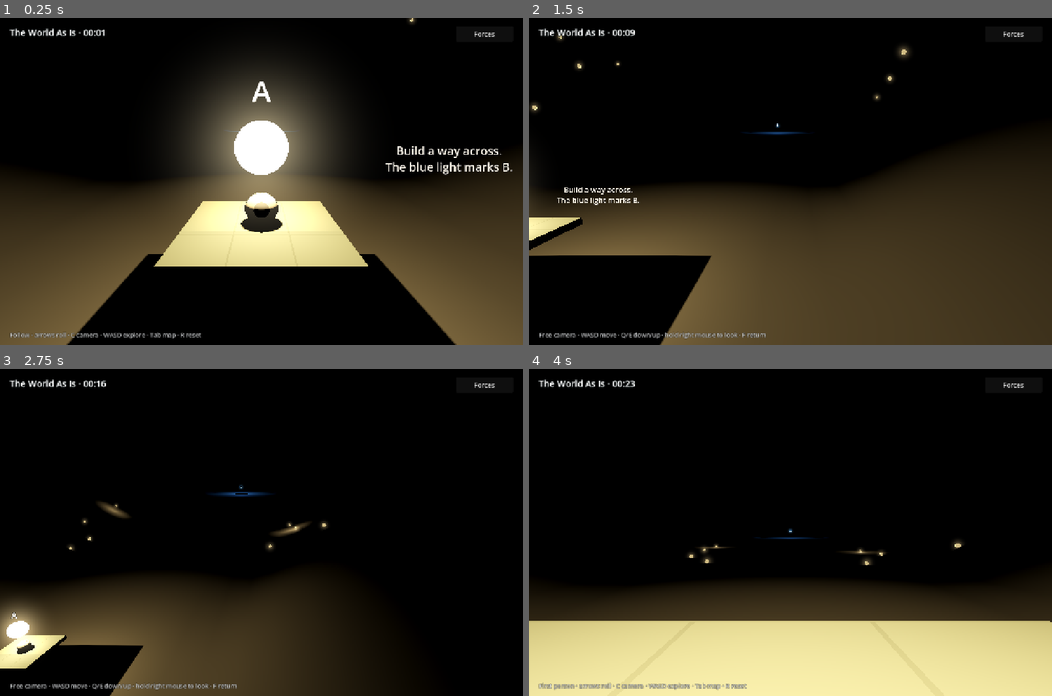
Above: before the commit, frames 1-4 (two rows, left to right).
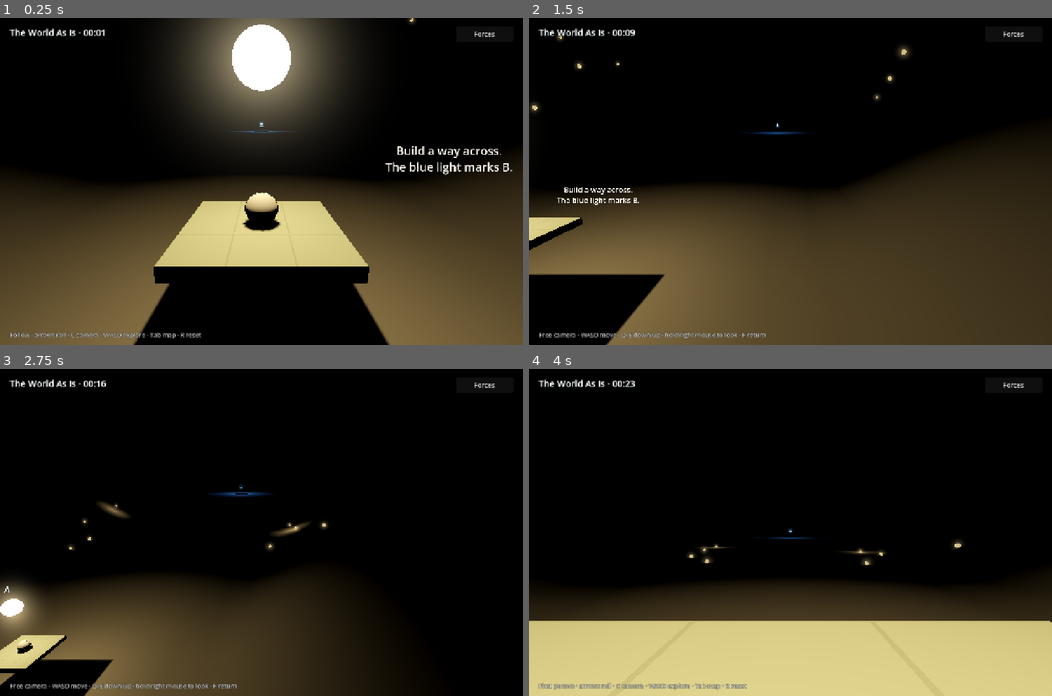
Above: after the commit, the same moments.

Repository: NevenLochhead-bit/force-former-godot-template
Game: Godot game, scene res://plot.tscn
Same seed, same stepped clock (60 frames per second), same inputs: the game is played once before the commit and once after it. Sound files missing from this copy of the repository are replaced by a short silence.
Inputs (mouse positions are in pixels of both pictures, inside the frame that each line leads up to):
- Up to frame 1 (0.25 s): no input
- Up to frame 2 (1.5 s): tap Enter at 0.5 s; move the mouse to (905, 165) at 0.52 s; hold D 0.53-1.28 s; tap R at 0.6 s; click (905, 165) at 0.67 s; move the mouse to (685, 197) at 1.27 s; hold S from 1.28 s (still down); tap Q at 1.35 s
- Up to frame 3 (2.75 s): move the mouse to (313, 460) at 2.02 s; release S at 2.03 s; hold D from 2.03 s (still down); hold E from 2.03 s (still down)
- Up to frame 4 (4 s): move the mouse to (764, 597) at 2.77 s; release D at 2.78 s; release E at 2.78 s; hold W 2.78-3.53 s; tap F at 2.85 s; click (764, 597) at 2.92 s; move the mouse to (947, 581) at 3.52 s; hold A from 3.53 s (still down); tap C at 3.6 s

The runs differ from the first frame. In frame 1, 24% of the frame differs, in the area x 12-88%, y 0-100%; in frame 2, 4.1%; in frame 3, 3.0%; in frame 4, 7.3%.

Commit message:
Raise the starting orb to keep the Wheel visible on Play

Diff:
--- a/condition.gd
+++ b/condition.gd
@@ -549,7 +549,7 @@
   beacons.name = "Beacons"
   add_child(beacons)
  var destination = destination_point()
- for item in [["AOrb",Vector3(0,1.5,0),Color("ffe0a3")],["BOrb",destination+Vector3(0,1.5,0),Color("72aeff")]]:
+ for item in [["AOrb",Vector3(0,3,0),Color("ffe0a3")],["BOrb",destination+Vector3(0,1.5,0),Color("72aeff")]]:
   var orb = beacons.get_node_or_null(item[0])
   if orb == null:
    orb = Node3D.new()
--- a/plot.tscn
+++ b/plot.tscn
@@ -143,7 +143,7 @@
 [node name="Instructions" type="Node3D" parent="." unique_id=1192941134]
 
 [node name="A" type="Label3D" parent="." unique_id=63146897]
-transform = Transform3D(1, 0, 0, 0, 1, 0, 0, 0, 1, 0, 2.5, 0)
+transform = Transform3D(1, 0, 0, 0, 1, 0, 0, 0, 1, 0, 4.2, 0)
 pixel_size = 0.008
 billboard = 1
 text = "A"
@@ -180,7 +180,7 @@
 [node name="Beacons" type="Node3D" parent="." unique_id=46697504]
 
 [node name="AOrb" type="Node3D" parent="Beacons" unique_id=683995781]
-transform = Transform3D(1, 0, 0, 0, 1, 0, 0, 0, 1, 0, 1.5, 0)
+transform = Transform3D(1, 0, 0, 0, 1, 0, 0, 0, 1, 0, 3, 0)
 script = ExtResource("17_w6tio")
 
 [node name="BOrb" type="Node3D" parent="Beacons" unique_id=349980465]
--- a/starter.tscn
+++ b/starter.tscn
@@ -143,7 +143,7 @@
 [node name="Instructions" type="Node3D" parent="." unique_id=1192941134]
 
 [node name="A" type="Label3D" parent="." unique_id=63146897]
-transform = Transform3D(1, 0, 0, 0, 1, 0, 0, 0, 1, 0, 2.5, 0)
+transform = Transform3D(1, 0, 0, 0, 1, 0, 0, 0, 1, 0, 4.2, 0)
 pixel_size = 0.008
 billboard = 1
 text = "A"
@@ -180,7 +180,7 @@
 [node name="Beacons" type="Node3D" parent="." unique_id=46697504]
 
 [node name="AOrb" type="Node3D" parent="Beacons" unique_id=683995781]
-transform = Transform3D(1, 0, 0, 0, 1, 0, 0, 0, 1, 0, 1.5, 0)
+transform = Transform3D(1, 0, 0, 0, 1, 0, 0, 0, 1, 0, 3, 0)
 script = ExtResource("17_w6tio")
 
 [node name="BOrb" type="Node3D" parent="Beacons" unique_id=349980465]
